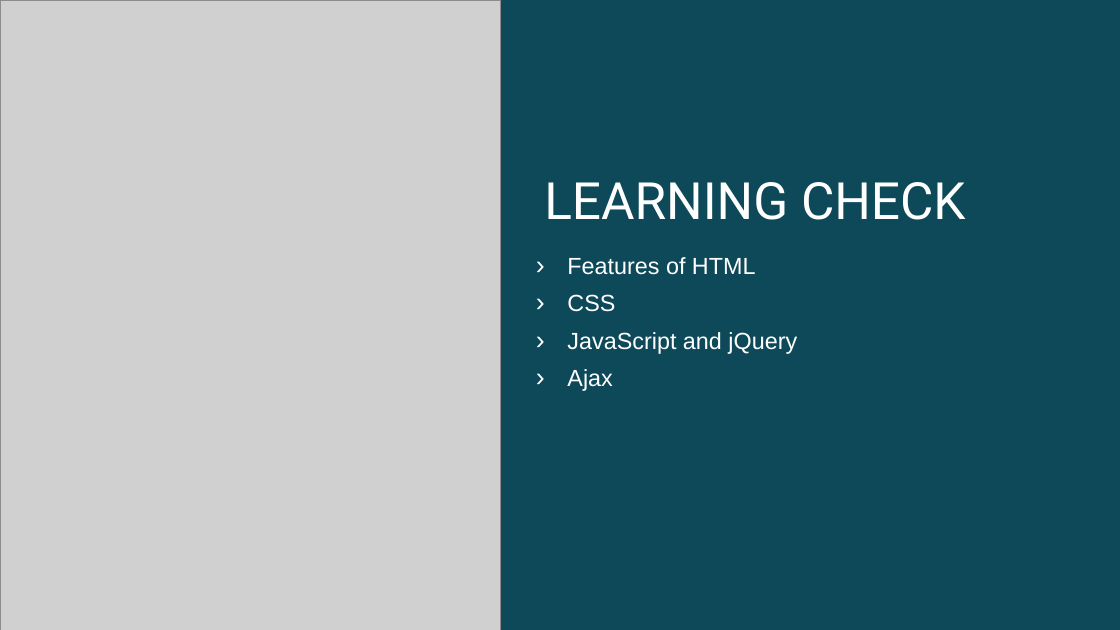
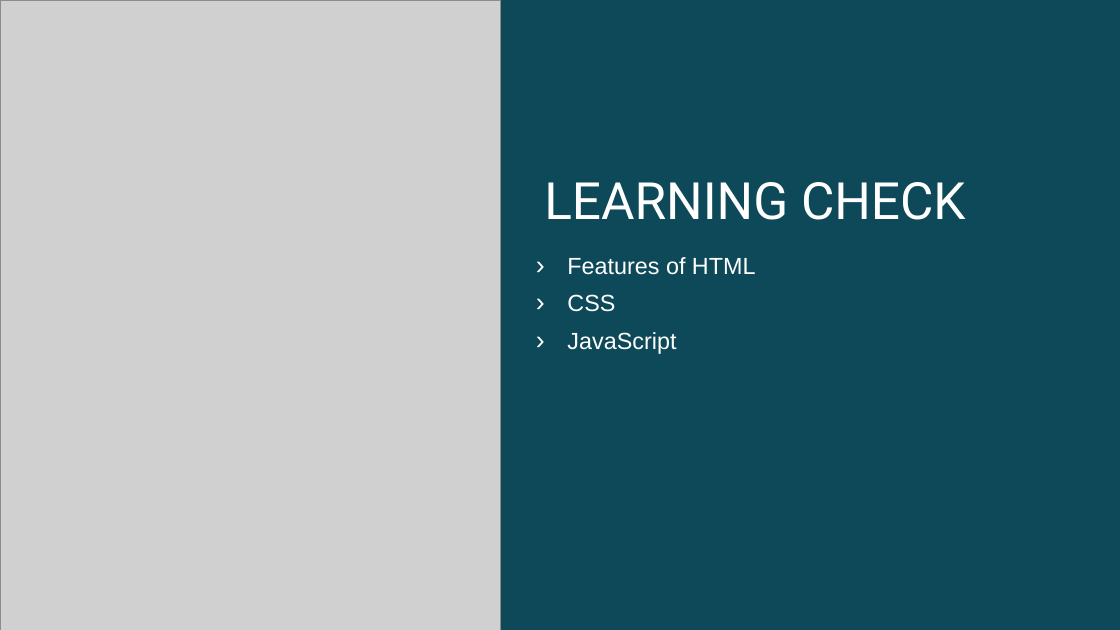
Before and after one commit to ALowtonQA/M2, a slide deck: slide 2 of Precourse - V2.pptx. Drawn at 1120x630 pixels with LibreOffice and Linux fonts; fonts in the diff are those of the drawing; grey boxes stand for pictures. Boxes give left, top, right and bottom in pixels: in the first picture for what was removed or moved away, otherwise in the second. Text is boxed around its words. In the diff, an @@ line names an element or a change of style, - is before the commit and + after.

```diff
--- a/Precourse - V2.pptx
+++ b/Precourse - V2.pptx
@@ text at box(567, 332, 676, 354): text changed @@
-› JavaScript and jQuery
-› Ajax
+› JavaScript
```
Also in this commit, not shown: 1 other slide changed, 23 other files.
